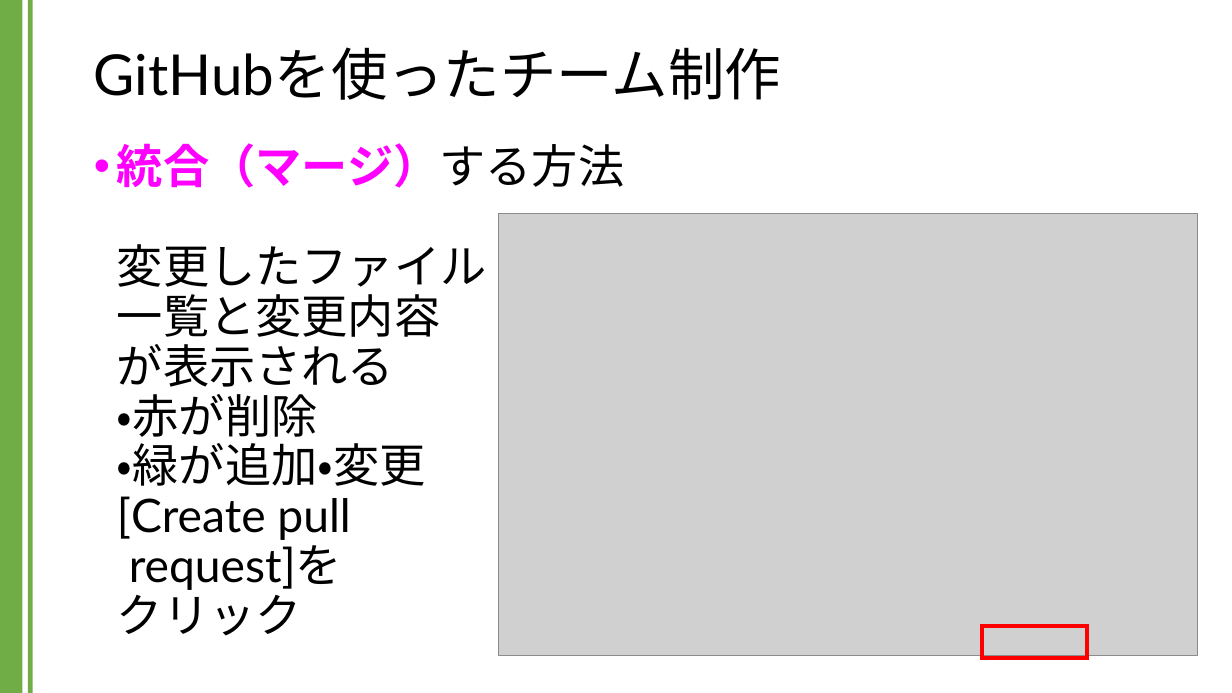
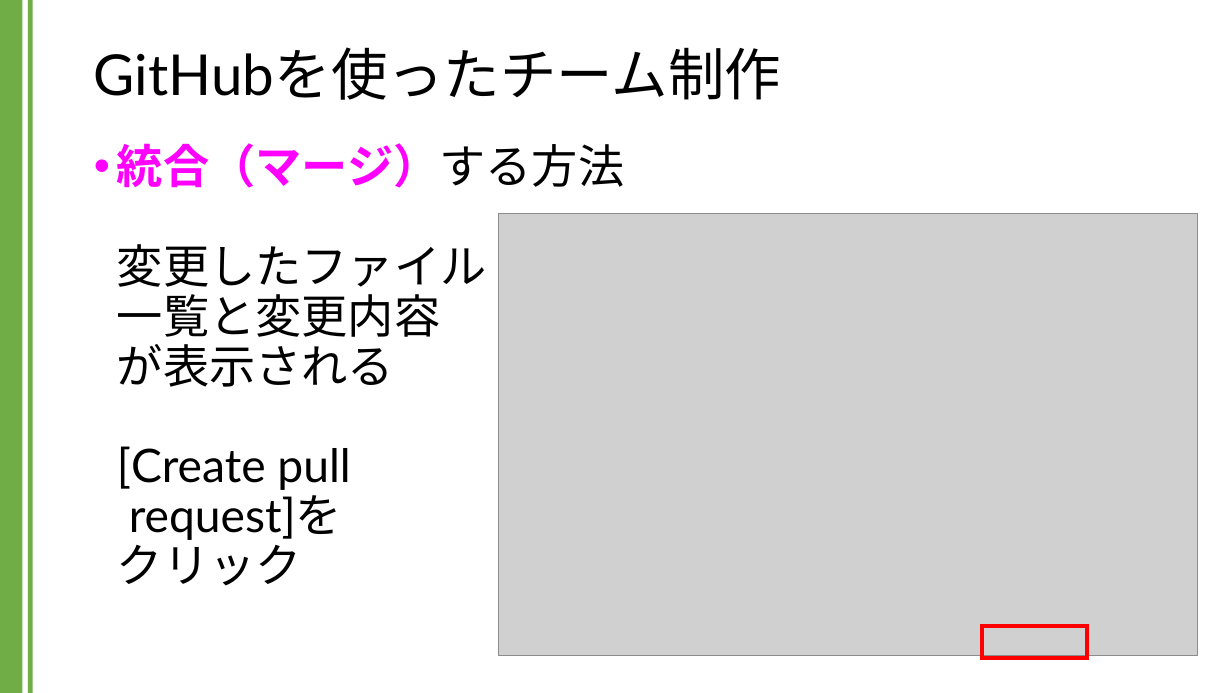
Before and after one commit to kic-murata/cpp2024, a slide deck: slide 39 of 授業資料/GitHubを用いたチーム制作.pptx. Drawn at 1232x693 pixels with LibreOffice and Linux fonts; fonts in the diff are those of the drawing; grey boxes stand for pictures. Boxes give left, top, right and bottom in pixels: in the first picture for what was removed or moved away, otherwise in the second. Text is boxed around its words. In the diff, an @@ line names an element or a change of style, - is before the commit and + after.

```diff
--- a/授業資料/GitHubを用いたチーム制作.pptx
+++ b/授業資料/GitHubを用いたチーム制作.pptx
@@ text at (117, 143, 624, 586): text changed @@
-• 統合（マージ）する方法
-  変更したファイル
-  一覧と変更内容
-  が表示される
-  ・赤が削除
-  ・緑が追加・変更
-  [Create pull
-  request]を
-  クリック
+• 統合（マージ）する方法
+  変更したファイル
+  一覧と変更内容
+  が表示される
+  [Create pull
+  request]を
+  クリック
```
Also in this commit, not shown: 6 other slides changed, 1 other file.
